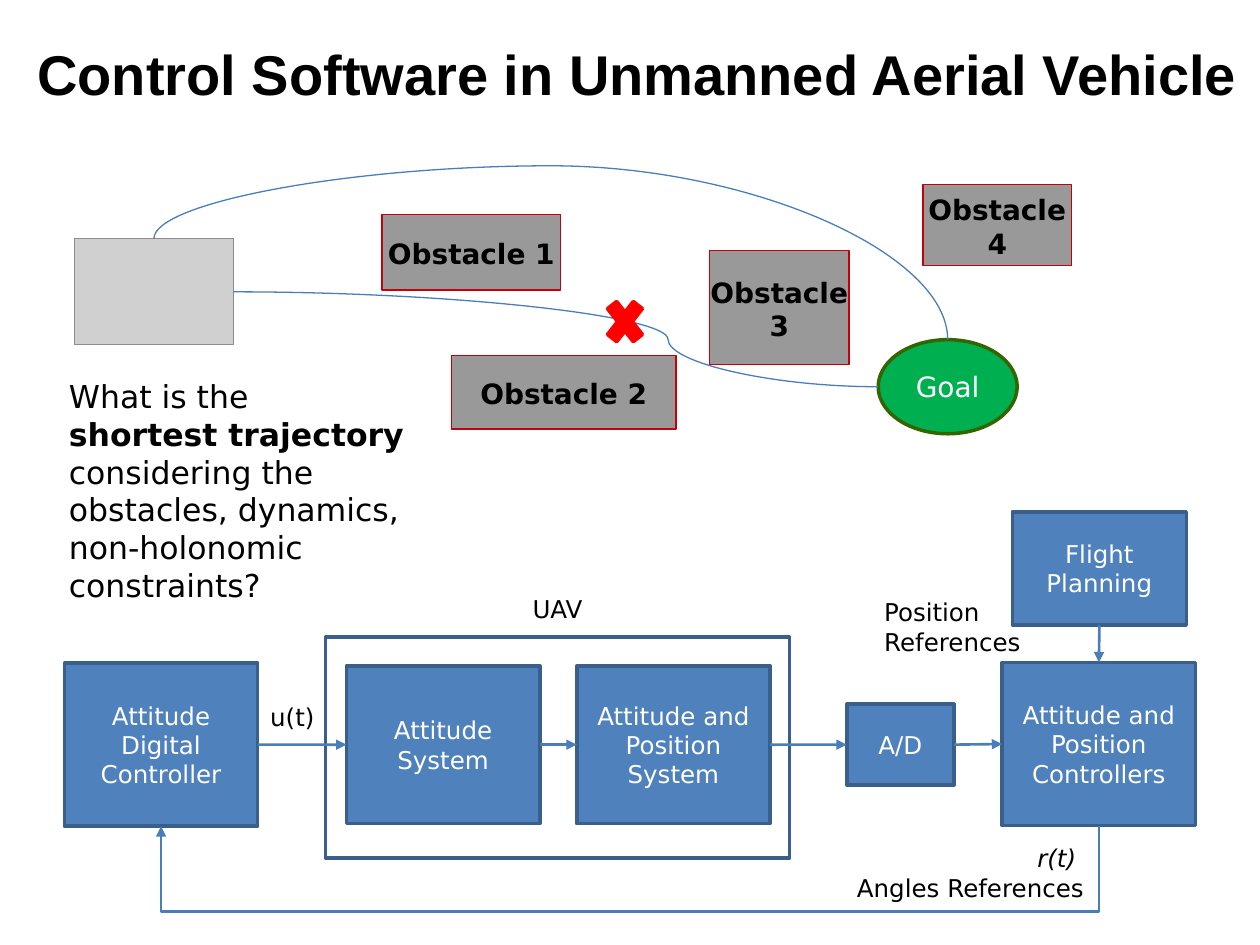
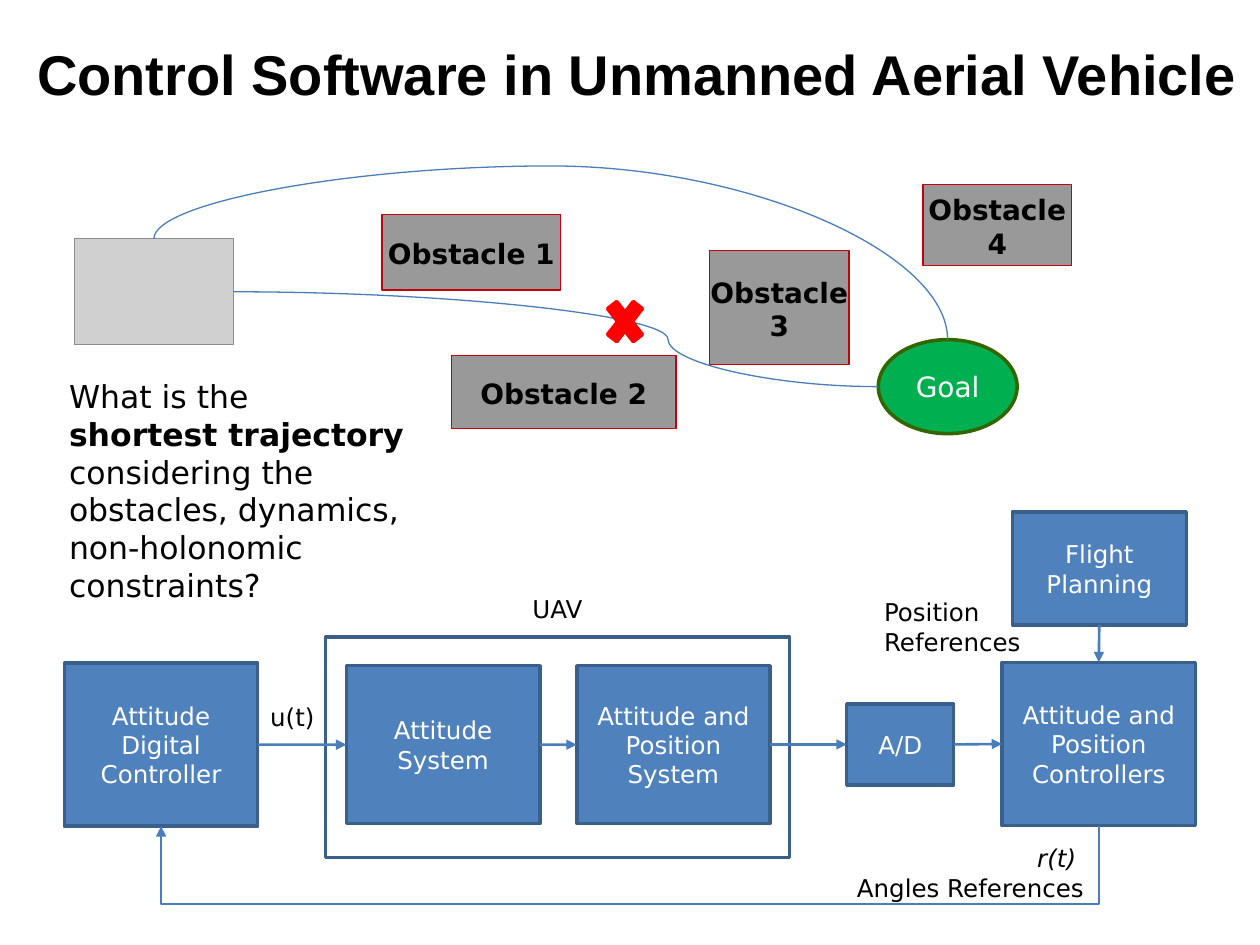
Before and after one commit to polgreen/control2, a slide deck: slide 4 of slides/project_taster_session.pptx (slide 2 before the commit). Drawn at 1260x945 pixels with LibreOffice and Linux fonts; fonts in the diff are those of the drawing; grey boxes stand for pictures. Boxes give left, top, right and bottom in pixels: in the first picture for what was removed or moved away, otherwise in the second. Text is boxed around its words. In the diff, an @@ line names an element or a change of style, - is before the commit and + after.

```diff
--- a/slides/project_taster_session.pptx
+++ b/slides/project_taster_session.pptx
@@ curved line (154, 239) - (948, 340): stroke #4B7EBC 0.75 pt to #4A7EBB 0.75 pt @@
@@ curved line (233, 292) - (878, 387): stroke #4B7EBC 0.75 pt to #4A7EBB 0.75 pt @@
@@ elbow arrow (1099, 825) - (161, 827): stroke #4B7EBC 1.5 pt to #4A7EBB 1.5 pt; route changed @@
```
Also in this commit, not shown: 2 other slides changed, 2 slides added.
